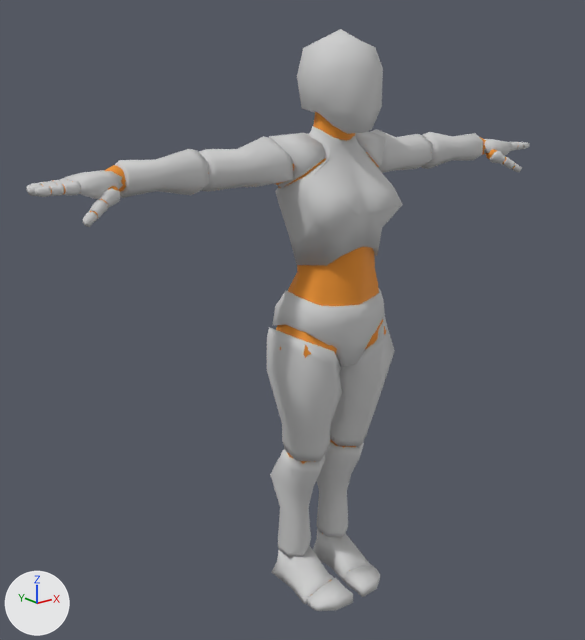
The glTF model isl-extension/avatar_animations/Avatar_Rigged.glb: old version first, new version second.
Both versions are drawn from a 50 mm lens placed at (-1.545, -1.788, 1.628), pointed at (-0.172, -0.072, 0.941). Every picture has the same lights, and +X, +Y and +Z are marked at lower left. The picture after the commit comes second.

Objects in the first picture: 'Rigged Human Mannequin woman'.
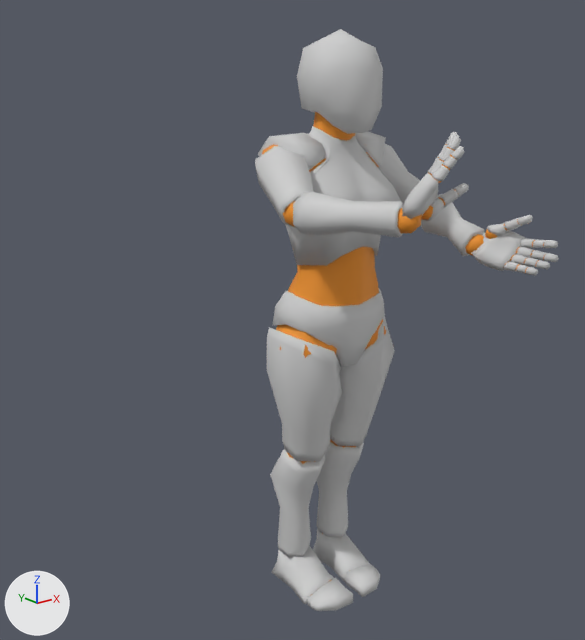
The newer file adds an action. The first version stands in its rest pose; the second is drawn at frame 13 of the action 'Four_Action.001'.

Location of each change, (x1, y1, x2, y2) in pixels of the pictures (585 x 640 px):
'Rigged Human Mannequin woman', posed (40% narrower): before (26, 29, 530, 611); after (255, 29, 559, 611)
bone 'DEF-upper_arm.L', root to tip: before (365, 156) to (393, 153); after (365, 156) to (397, 182)
bone 'DEF-forearm.L', root to tip: before (422, 151) to (449, 148); after (431, 210) to (452, 226)
bone 'DEF-forearm.L.001', root to tip: before (450, 148) to (476, 146); after (453, 227) to (475, 244)
bone 'DEF-hand.L', root to tip: before (477, 146) to (482, 146); after (476, 245) to (485, 247)
bone 'DEF-upper_arm.R', root to tip: before (278, 164) to (241, 167); after (278, 164) to (288, 186)
bone 'DEF-forearm.R', root to tip: before (198, 171) to (160, 175); after (300, 213) to (349, 216)
bone 'DEF-hand.R', root to tip: before (115, 179) to (104, 180); after (406, 220) to (412, 209)

The change, as a diff of the scene's bpy script:
```diff
--- a/isl-extension/avatar_animations/Avatar_Rigged.glb.py
+++ b/isl-extension/avatar_animations/Avatar_Rigged.glb.py
@@ bone_def_upper_arm_l @@
 bone_def_upper_arm_l = bpy.data.objects['Rigged Human Mannequin woman (Rigify)'].pose.bones['DEF-upper_arm.L']  # child of 'ORG-shoulder.L'
-bone_def_upper_arm_l.rotation_quaternion = (1.0, 0.0, 0.0, 0.0)  # degrees (0, 0, 0)
-bone_def_upper_arm_l.scale = (1.0, 1.0, 1.0)
+bone_def_upper_arm_l.rotation_quaternion = (0.916, 0.192, 0.0, -0.353)  # degrees (21, 8, -41)
+bone_def_upper_arm_l.scale = (0.97, 1.06, 0.97)
@@ bone_def_forearm_l @@
 bone_def_forearm_l = bpy.data.objects['Rigged Human Mannequin woman (Rigify)'].pose.bones['DEF-forearm.L']  # child of 'DEF-upper_arm.L.001'
-bone_def_forearm_l.rotation_quaternion = (1.0, 0.0, 0.0, 0.0)  # degrees (0, 0, 0)
-bone_def_forearm_l.scale = (1.0, 1.0, 1.0)
+bone_def_forearm_l.rotation_quaternion = (0.898, 0.4, 0.175, -0.058)  # degrees (48, 21, 2)
+bone_def_forearm_l.scale = (1.15, 0.8, 1.09)
@@ bone_def_forearm_l_001 @@
 bone_def_forearm_l_001 = bpy.data.objects['Rigged Human Mannequin woman (Rigify)'].pose.bones['DEF-forearm.L.001']  # child of 'DEF-forearm.L'
-bone_def_forearm_l_001.rotation_quaternion = (1.0, 0.0, 0.0, 0.0)  # degrees (0, 0, 0)
+bone_def_forearm_l_001.rotation_quaternion = (0.847, 0.0, -0.532, 0.0)  # degrees (0, -64, 0)
@@ bone_def_hand_l @@
 bone_def_hand_l = bpy.data.objects['Rigged Human Mannequin woman (Rigify)'].pose.bones['DEF-hand.L']  # child of 'DEF-forearm.L.001'
-bone_def_hand_l.rotation_quaternion = (1.0, 0.0, 0.0, 0.0)  # degrees (0, 0, 0)
-bone_def_hand_l.scale = (1.0, 1.0, 1.0)
+bone_def_hand_l.rotation_quaternion = (0.901, 0.179, -0.381, 0.1)  # degrees (21, -46, 4)
+bone_def_hand_l.scale = (0.9, 1.21, 0.94)
@@ bone_def_upper_arm_r @@
 bone_def_upper_arm_r = bpy.data.objects['Rigged Human Mannequin woman (Rigify)'].pose.bones['DEF-upper_arm.R']  # child of 'ORG-shoulder.R'
-bone_def_upper_arm_r.rotation_quaternion = (1.0, 0.0, 0.0, 0.0)  # degrees (0, 0, 0)
-bone_def_upper_arm_r.scale = (1.0, 1.0, 1.0)
+bone_def_upper_arm_r.rotation_quaternion = (0.832, 0.494, 0.0, 0.253)  # degrees (58, -14, 26)
+bone_def_upper_arm_r.scale = (0.98, 1.05, 0.98)
@@ bone_def_forearm_r @@
 bone_def_forearm_r = bpy.data.objects['Rigged Human Mannequin woman (Rigify)'].pose.bones['DEF-forearm.R']  # child of 'DEF-upper_arm.R.001'
-bone_def_forearm_r.rotation_quaternion = (1.0, 0.0, 0.0, 0.0)  # degrees (0, 0, 0)
-bone_def_forearm_r.scale = (1.0, 1.0, 1.0)
+bone_def_forearm_r.rotation_quaternion = (0.901, 0.361, -0.21, -0.119)  # degrees (47, -17, -22)
+bone_def_forearm_r.scale = (0.94, 1.17, 0.92)
@@ bone_def_hand_r @@
 bone_def_hand_r = bpy.data.objects['Rigged Human Mannequin woman (Rigify)'].pose.bones['DEF-hand.R']  # child of 'DEF-forearm.R.001'
-bone_def_hand_r.rotation_quaternion = (1.0, 0.0, 0.0, 0.0)  # degrees (0, 0, 0)
-bone_def_hand_r.scale = (1.0, 1.0, 1.0)
+bone_def_hand_r.rotation_quaternion = (0.808, 0.188, 0.009, -0.559)  # degrees (17, 13, -67)
+bone_def_hand_r.scale = (0.9, 1.06, 1.07)
```
